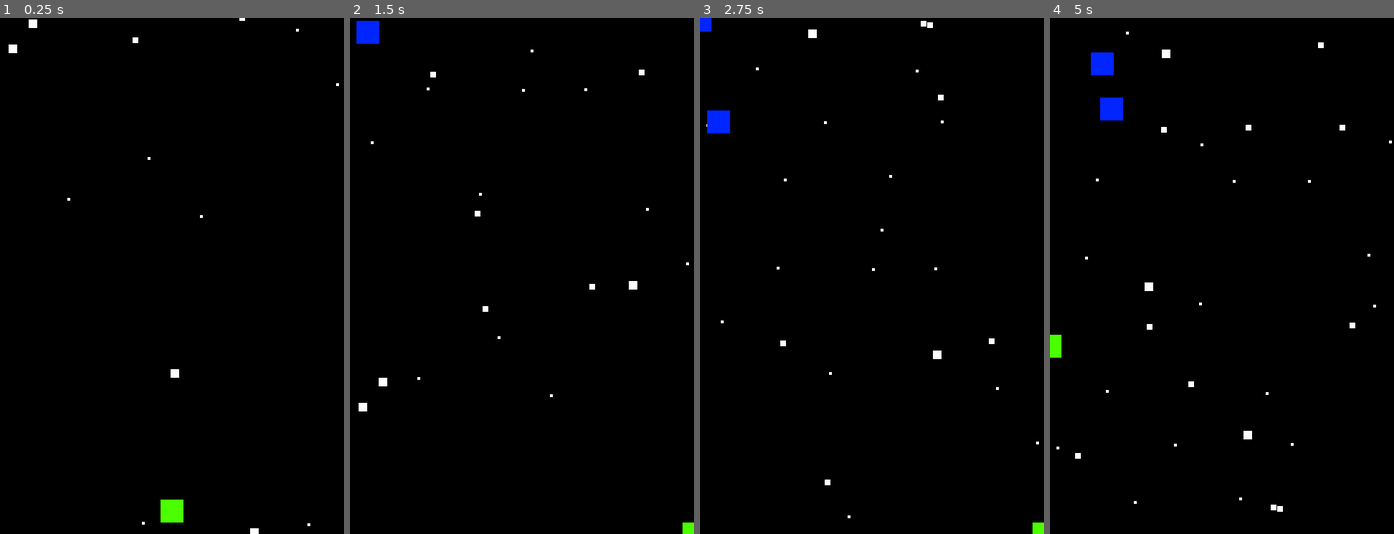
Above: before the commit, frames 1-4 (left to right).
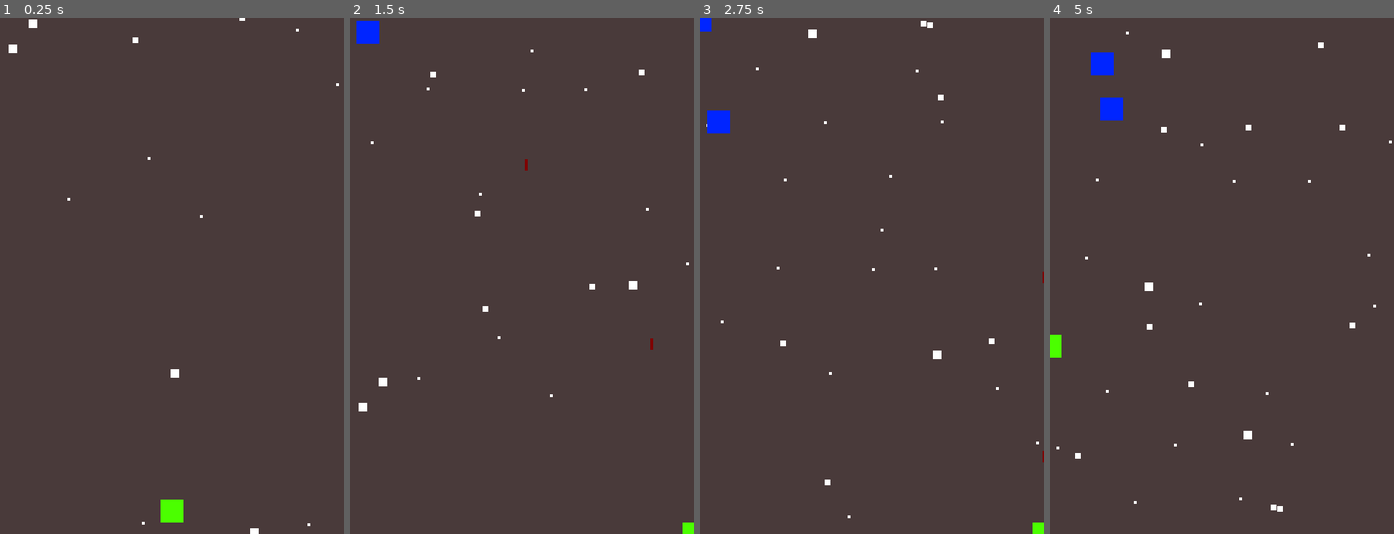
Above: after the commit, the same moments.

Repository: kuydrac/ludum-dare-41
Game: Godot game, scene res://scenes/Main.tscn
The game is run twice, just before and just after one commit, with the same random seed, the same clock (stepped at 60 frames per second) and the same inputs. The project has no main scene, so this scene is started directly.
Inputs:
- Up to frame 1 (0.25 s): no input
- Up to frame 2 (1.5 s): hold Right (ui_right) 0.53-1.28 s; hold Ctrl (ui_fire, bound only after the commit) 0.53-1.28 s; hold Down (ui_down) from 1.28 s (still down); tap Ctrl (ui_fire, bound only after the commit) at 1.35 s
- Up to frame 3 (2.75 s): release Down (ui_down) at 2.03 s; hold Right (ui_right) from 2.03 s (still down); hold Ctrl (ui_fire, bound only after the commit) from 2.03 s (still down)
- Up to frame 4 (5 s): release Right (ui_right) at 2.78 s; release Ctrl (ui_fire, bound only after the commit) at 2.78 s; hold Up (ui_up) 2.78-3.53 s; tap Ctrl (ui_fire, bound only after the commit) at 2.85, 4.35 s; hold Ctrl (ui_fire, bound only after the commit) 3.53-4.28 s; hold Left (ui_left) from 3.53 s (still down)

The runs differ from the first frame. In frame 1, 99% of the frame differs, in the area x 0-100%, y 0-100%; in frame 2, 99%; in frame 3, 99%; in frame 4, 99%.

Commit message:
Added initial weapon system

Diff:
--- a/project.godot
+++ b/project.godot
@@ -39,7 +39,13 @@
 "svg/scale": 1.0
 }
 
+[input]
+
+ui_fire=[ Object(InputEventKey,"resource_local_to_scene":false,"resource_name":"","device":0,"alt":false,"shift":false,"control":false,"meta":false,"command":false,"pressed":false,"scancode":16777238,"unicode":0,"echo":false,"script":null)
+, Object(InputEventKey,"resource_local_to_scene":false,"resource_name":"","device":0,"alt":false,"shift":false,"control":false,"meta":false,"command":false,"pressed":false,"scancode":32,"unicode":0,"echo":false,"script":null)
+ ]
+
 [rendering]
 
-environment/default_clear_color=Color( 0, 0, 0, 1 )
+environment/default_clear_color=Color( 0.289063, 0.230347, 0.230347, 1 )
 environment/default_environment="res://default_env.tres"
--- /dev/null
+++ b/scenes/Bullet.tscn
@@ -0,0 +1,49 @@
+[gd_scene load_steps=4 format=2]
+
+[ext_resource path="res://scripts/Bullet.gd" type="Script" id=1]
+[ext_resource path="res://assets/sprites/bullet.png" type="Texture" id=2]
+
+[sub_resource type="RectangleShape2D" id=1]
+
+custom_solver_bias = 0.0
+extents = Vector2( 1.72712, 7.70631 )
+
+[node name="Bullet" type="RigidBody2D"]
+
+input_pickable = false
+collision_layer = 1
+collision_mask = 1
+mode = 0
+mass = 1.0
+friction = 1.0
+bounce = 0.0
+gravity_scale = 1.0
+custom_integrator = false
+continuous_cd = 0
+contacts_reported = 0
+contact_monitor = false
+sleeping = false
+can_sleep = true
+linear_velocity = Vector2( 0, 0 )
+linear_damp = -1.0
+angular_velocity = 0.0
+angular_damp = -1.0
+script = ExtResource( 1 )
+_sections_unfolded = [ "Collision" ]
+speed = 500
+
+[node name="Sprite" type="Sprite" parent="." index="0"]
+
+texture = ExtResource( 2 )
+_sections_unfolded = [ "Material" ]
+
+[node name="VisibilityNotifier2D" type="VisibilityNotifier2D" parent="." index="1"]
+
+rect = Rect2( -2, -8, 4, 16 )
+
+[node name="CollisionShape2D" type="CollisionShape2D" parent="." index="2"]
+
+shape = SubResource( 1 )
+_sections_unfolded = [ "Transform" ]
+
+[connection signal="viewport_exited" from="VisibilityNotifier2D" to="." method="_on_VisibilityNotifier2D_viewport_exited"]
--- a/scenes/Enemy1.tscn
+++ b/scenes/Enemy1.tscn
@@ -22,7 +22,7 @@
 
 input_pickable = false
 collision_layer = 1
-collision_mask = 0
+collision_mask = 1
 mode = 0
 mass = 1.0
 friction = 1.0
@@ -39,7 +39,7 @@
 angular_velocity = 0.0
 angular_damp = -1.0
 script = ExtResource( 1 )
-_sections_unfolded = [ "Collision" ]
+_sections_unfolded = [ "Collision", "Pickable" ]
 speed = 100
 health = 20
 
@@ -63,6 +63,8 @@
 one_shot = true
 autostart = false
 
+[connection signal="body_entered" from="." to="." method="_on_Enemy1_body_entered"]
+
 [connection signal="viewport_exited" from="VisibilityNotifier2D" to="." method="_on_VisibilityNotifier2D_viewport_exited"]
 
 [connection signal="timeout" from="LeaveTimer" to="." method="_on_LeaveTimer_timeout"]
--- a/scenes/Player.tscn
+++ b/scenes/Player.tscn
@@ -1,7 +1,8 @@
-[gd_scene load_steps=5 format=2]
+[gd_scene load_steps=6 format=2]
 
 [ext_resource path="res://scripts/Player.gd" type="Script" id=1]
 [ext_resource path="res://assets/sprites/player.png" type="Texture" id=2]
+[ext_resource path="res://scenes/WeaponSystem.tscn" type="PackedScene" id=3]
 
 [sub_resource type="SpriteFrames" id=1]
 
@@ -40,4 +41,6 @@
 
 shape = SubResource( 2 )
 
+[node name="WeaponSystem" parent="." index="2" instance=ExtResource( 3 )]
+
 [connection signal="body_entered" from="." to="." method="_on_Player_body_entered"]
--- /dev/null
+++ b/scenes/Weapon1.tscn
@@ -0,0 +1,16 @@
+[gd_scene load_steps=2 format=2]
+
+[ext_resource path="res://scripts/Weapon1.gd" type="Script" id=1]
+
+[node name="Weapon1" type="Node"]
+
+script = ExtResource( 1 )
+
+[node name="Cooldown" type="Timer" parent="." index="0"]
+
+process_mode = 1
+wait_time = 1.0
+one_shot = true
+autostart = false
+
+[node name="Position2D" type="Position2D" parent="." index="1"]
--- /dev/null
+++ b/scenes/WeaponSystem.tscn
@@ -0,0 +1,7 @@
+[gd_scene load_steps=2 format=2]
+
+[ext_resource path="res://scripts/WeaponSystem.gd" type="Script" id=1]
+
+[node name="WeaponSystem" type="Node"]
+
+script = ExtResource( 1 )
--- /dev/null
+++ b/scripts/Bullet.gd
@@ -0,0 +1,28 @@
+extends RigidBody2D
+
+const dir = Vector2(0,-1)
+const TYPE = "bullet"
+var player_owner = true
+var health = 1
+
+export (int) var speed = 500
+
+func _ready():
+	pass
+
+func _process(delta):
+	position += dir * speed * delta
+
+
+func _on_VisibilityNotifier2D_viewport_exited(viewport):
+	queue_free()
+
+func set_color(color):
+	$Sprite.set_modulate(color)
+
+func damage(amount):
+	health -= amount
+	if health <= 0:
+		hide()
+		$CollisionShape2D.disabled = true
+		queue_free()
--- a/scripts/Enemy1.gd
+++ b/scripts/Enemy1.gd
@@ -14,6 +14,7 @@
 	position.x = randi() % int(screensize.x)
 	$LeaveTimer.wait_time = rand_range(10, 20)
 	$LeaveTimer.start()
+	$AnimatedSprite.play()
 
 func _process(delta):
 	var velocity = Vector2()
@@ -54,3 +55,11 @@
 		hide()
 		$CollisionShape2D.disabled = true
 		queue_free()
+
+
+func _on_Enemy1_body_entered(body):
+	if "TYPE" in body and "player_owner" in body:
+		if body.TYPE == "bullet" and body.player_owner:
+			var amount = body.health
+			body.damage(amount)
+			damage(amount)
--- a/scripts/Player.gd
+++ b/scripts/Player.gd
@@ -7,6 +7,7 @@
 
 func _ready():
 	screensize = get_viewport_rect().size
+	start(Vector2(0,0))
 	$AnimatedSprite.play()
 
 func _process(delta):
@@ -25,10 +26,16 @@
 	position.x = clamp(position.x, 0, screensize.x)
 	position.y = clamp(position.y, 0, screensize.y)
 
+	$WeaponSystem.set_position(position)
+
+	if Input.is_action_pressed("ui_fire"):
+		$WeaponSystem.fire_weapon()
+
 func start(pos):
 	position = pos
 	show()
 	$CollisionShape2D.disabled = false
+	$WeaponSystem.reset()
 
 func damage(amount):
 	health -= amount
@@ -42,3 +49,8 @@
 			var amount = body.health
 			body.damage(amount)
 			damage(amount)
+		elif "player_owner" in body:
+			if body.TYPE == "bullet" and body.player_owner == false:
+				var amount = body.health
+				body.damage(amount)
+				damage(amount)
--- /dev/null
+++ b/scripts/Weapon1.gd
@@ -0,0 +1,29 @@
+extends Node
+
+const bullet = preload("res://scenes/Bullet.tscn")
+const LEVEL = 1
+var max_wait = 1.0/(1 + LEVEL)
+var wait_reduction = 0.25/LEVEL
+var weapon_color = Color()
+
+func _ready():
+	pass
+
+#func _process(delta):
+
+func fire():
+	if $Cooldown.is_stopped():
+		var bul = bullet.instance()
+		add_child(bul)
+		bul.set_color(weapon_color)
+		bul.position = $Position2D.position
+		$Cooldown.start()
+
+func set_power(power):
+	var wait = max_wait
+	power = clamp(power, 1, 14)
+	wait -= (wait_reduction * (power - 1) / 13)
+	$Cooldown.wait_time = wait
+
+func set_position(pos):
+	$Position2D.position = pos
--- /dev/null
+++ b/scripts/WeaponSystem.gd
@@ -0,0 +1,246 @@
+extends Node
+
+const weapon1 = preload("res://scenes/Weapon1.tscn")
+const dark_red_color = Color(0.5, 0, 0)
+const red_color = Color(1.0, 0, 0)
+const black_color = Color(0, 0, 0)
+var cur_weapon
+var cards = Array()
+var poker_hand_idx = Array()
+var hand = {
+	"type": "Empty",
+	"power": 1,
+	"color": dark_red_color}
+signal no_cards
+
+class Card:
+	var rank
+	var suit
+	func print():
+		print("%d%s" % [rank, suit])
+
+class MyCardSorter:
+	static func sort(a, b):
+		if a.rank < b.rank:
+			return true
+		return false
+
+func _ready():
+	pass
+
+#func _process(delta):
+#	# Called every frame. Delta is time since last frame.
+#	# Update game logic here.
+#	pass
+
+func reset():
+	cards = Array()
+	poker_hand_idx = Array()
+	hand = {
+		"type": "Empty",
+		"power": 1,
+		"color": dark_red_color}
+	update_hand()
+	update_weapon()
+
+func add_card_by_rank_suit(rank, suit):
+	var card = Card.new()
+	card.rank = rank
+	card.suit = suit
+	add_card(card)
+
+func check_same_card(card):
+	for c in cards:
+		if c.rank == card.rank and c.suit == card.suit:
+			return true
+	return false
+
+func add_card(card):
+	if !check_same_card(card):
+		if cards.size() == 5:
+			cards.pop_front()
+		cards.append(card)
+		update_hand()
+		update_weapon()
+
+func remove_card():
+	if cards.size() == 0:
+		emit_signal("no_cards")
+	else:
+		cards.pop_front()
+		update_hand()
+		update_weapon()
+
+func check_straight(ordered_cards):
+	if ordered_cards[0].rank == ordered_cards[1].rank - 1 and \
+		ordered_cards[1].rank == ordered_cards[2].rank - 1 and \
+		ordered_cards[2].rank == ordered_cards[3].rank - 1 and \
+		ordered_cards[3].rank == ordered_cards[4].rank - 1:
+			poker_hand_idx = [0, 1, 2, 3, 4]
+			return true
+	return false
+
+func check_flush(ordered_cards):
+	if ordered_cards[0].suit == ordered_cards[1].suit and \
+		ordered_cards[1].suit == ordered_cards[2].suit and \
+		ordered_cards[2].suit == ordered_cards[3].suit and \
+		ordered_cards[3].suit == ordered_cards[4].suit:
+			poker_hand_idx = [0, 1, 2, 3, 4]
+			return true
+	return false
+
+func find_cards_with_value(rank):
+	var idxs = Array()
+	for i in range(cards.size()):
+		if rank == cards[i].rank:
+			idxs.append(i)
+	return idxs
+
+func check_duplicates(ordered_cards):
+	var counts = {}
+	var duplicates = Array()
+	for card in ordered_cards:
+		if !(card.rank in counts):
+			counts[card.rank] = 1
+		else:
+			counts[card.rank] += 1
+	for rank in counts:
+		if counts[rank] > 1:
+			duplicates.append(counts[rank])
+			poker_hand_idx += find_cards_with_value(rank)
+
+	# if no duplicates, find high single
+	if duplicates.size() == 0:
+		var high_card = 1
+		for card in ordered_cards:
+			if card.rank > high_card:
+				high_card = card.rank
+		poker_hand_idx += find_cards_with_value(high_card)
+	return duplicates
+
+func get_poker_hand_power():
+	var high_value = 1
+	for i in poker_hand_idx:
+		if cards[i].rank > high_value:
+			high_value = cards[i].rank
+	return high_value
+
+func fix_full_house_power():
+	var counts = {}
+	for card in cards:
+		if !(card.rank in counts):
+			counts[card.rank] = 1
+		else:
+			counts[card.rank] += 1
+			if counts[card.rank] == 3:
+				return card.rank
+
+func get_poker_hand_color():
+	var color_black = false
+	var color_red = false
+	for i in poker_hand_idx:
+		if cards[i].suit == "S" or cards[i].suit == "C":
+			color_black = true
+		elif cards[i].suit == "D" or cards[i].suit == "H":
+			color_red = true
+	if color_black and color_red:
+		return dark_red_color
+	if color_black:
+		return black_color
+	if color_red:
+		return red_color
+
+func update_hand():
+	poker_hand_idx = Array()
+	# Check for empty hand
+	if cards.size() == 0:
+		hand = {
+			"type": "Empty",
+			"power": 1,
+			"color": dark_red_color}
+		return
+
+	var ordered_cards = cards.duplicate()
+	ordered_cards.sort_custom(MyCardSorter,"sort")
+	var flush = false
+	var straight = false
+	var duplicates = Array()
+	#Check for 5 card hands straight and flush
+	if cards.size() == 5:
+		straight = check_straight(ordered_cards)
+		flush = check_flush(ordered_cards)
+	# Check for pairs, 3 of a kind, 4 of a kind
+	duplicates = check_duplicates(ordered_cards)
+
+	hand.power = get_poker_hand_power()
+	hand.color = get_poker_hand_color()
+
+	# Royal Flush
+	if flush and straight and ordered_cards[4].rank == 14:
+		hand.type = "Royal Flush"
+		return
+	# Straight Flush
+	if flush and straight:
+		hand.type = "Straight Flush"
+		return
+	if duplicates.size() > 0:
+		# 4 of a kind
+		if duplicates[0] == 4:
+			hand.type = "Four of a Kind"
+			return
+		# Full house
+		if duplicates.size() == 2:
+			if (duplicates[0] == 3 and duplicates[1] == 2) or \
+				(duplicates[0] == 2 and duplicates[1] == 3):
+					hand.type = "Full House"
+					hand.power = fix_full_house_power()
+					return
+	# Flush
+	if flush:
+		hand.type = "Flush"
+		return
+	# Straight
+	if straight:
+		hand.type = "Straight"
+		return
+	if duplicates.size() > 0:
+		# Three of a kind
+		if duplicates[0] == 3:
+			hand.type = "Three of a Kind"
+			return
+		if duplicates.size() == 2:
+			hand.type = "2 Pairs"
+			return
+		if duplicates[0] == 2:
+			hand.type = "A Pair"
+			return
+	hand.type = "Single"
+
+func update_weapon():
+	if cur_weapon:
+		cur_weapon.queue_free()
+	match(hand.type):
+		"Empty":
+			cur_weapon = weapon1.instance()
+		"Single":
+			cur_weapon = weapon1.instance()
+		"Pair":
+			cur_weapon = weapon1.instance()
+		_:
+			cur_weapon = weapon1.instance()
+	add_child(cur_weapon)
+	cur_weapon.weapon_color = hand.color
+	cur_weapon.set_power(hand.power)
+
+func fire_weapon():
+	if cur_weapon:
+		cur_weapon.fire()
+
+func set_position(pos):
+	var new_pos = pos
+	match(cur_weapon.name):
+		"Weapon1":
+			new_pos.y -= 16
+		_:
+			new_pos.y -= 16
+	cur_weapon.set_position(new_pos)
Binary file added: assets/sprites/bullet.png
Not shown, added: assets/sprites/bullet.png.import
